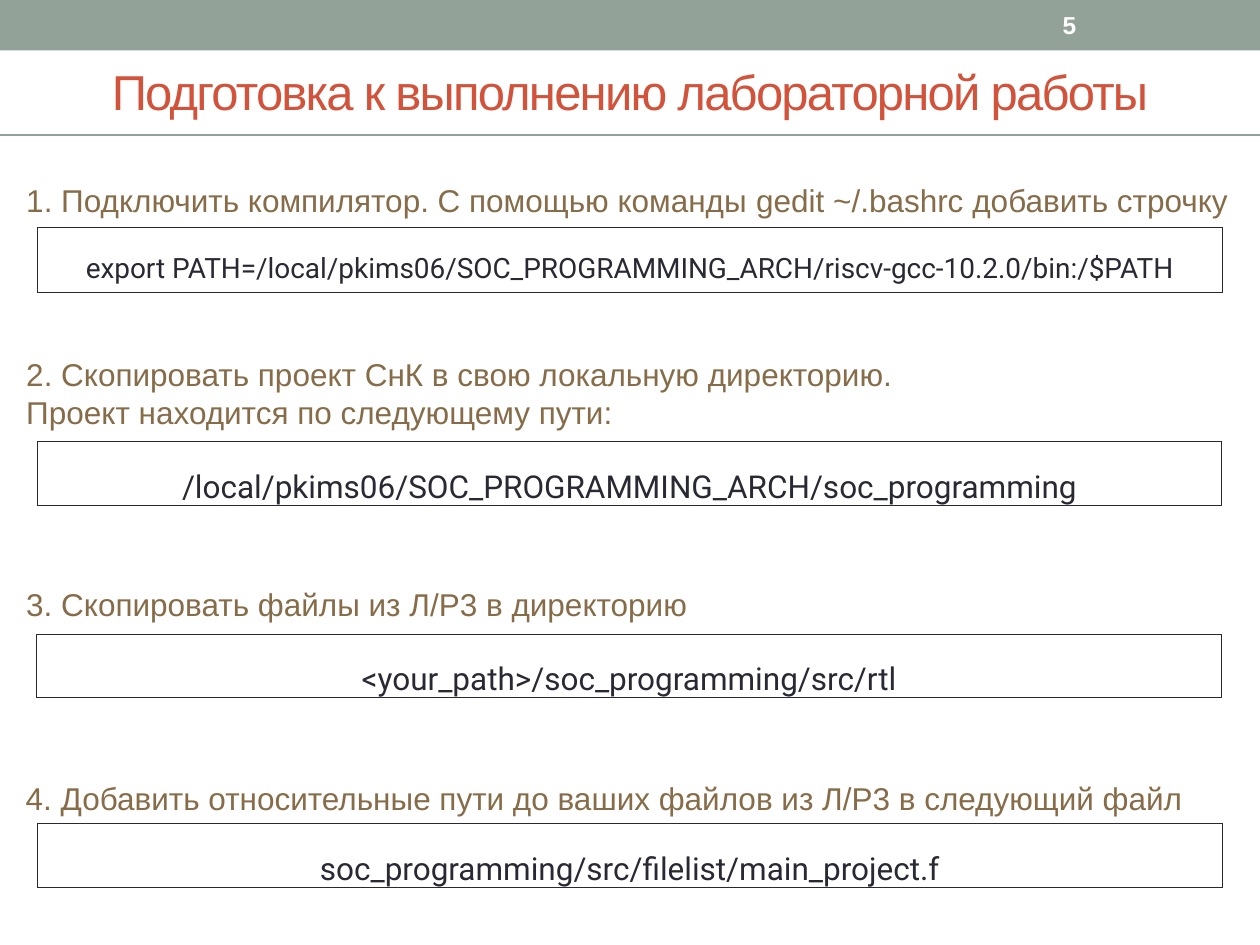
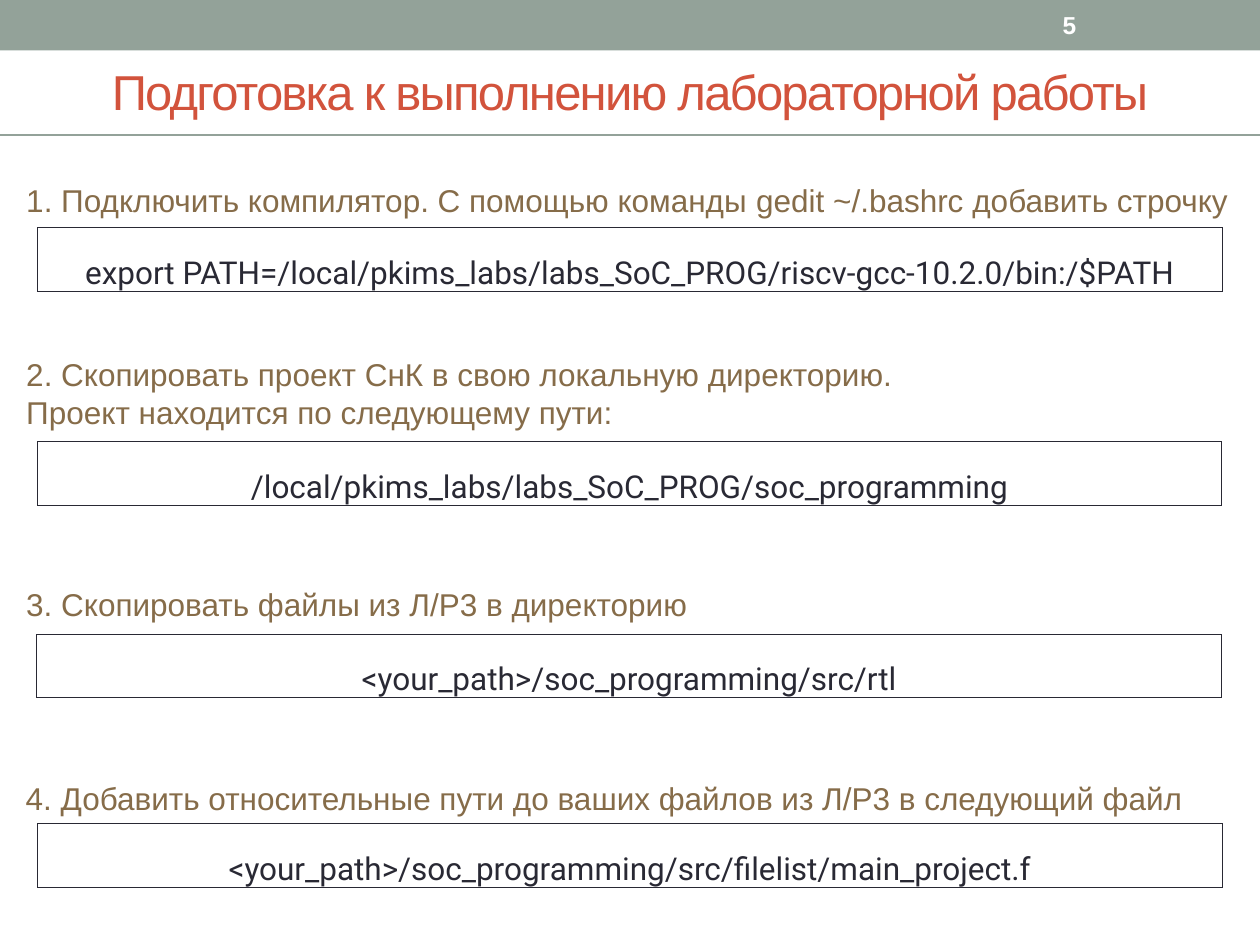
Before and after one commit to kenezoer/soc_programming, a slide deck: slide 5 of doc/Labs/source_docs/lab4_presentation.pptx. Drawn at 1260x945 pixels with LibreOffice and Linux fonts; fonts in the diff are those of the drawing. Boxes give left, top, right and bottom in pixels: in the first picture for what was removed or moved away, otherwise in the second. Text is boxed around its words. In the diff, an @@ line names an element or a change of style, - is before the commit and + after.

```diff
--- a/doc/Labs/source_docs/lab4_presentation.pptx
+++ b/doc/Labs/source_docs/lab4_presentation.pptx
@@ text in rectangle at (85,258,1174,291): text changed; size 16 to 18 pt @@
-export PATH=/local/pkims06/SOC_PROGRAMMING_ARCH/riscv-gcc-10.2.0/bin:/$PATH
+export PATH=/local/pkims_labs/labs_SoC_PROG/riscv-gcc-10.2.0/bin:/$PATH
@@ text in rectangle at (251,474,1008,505): text changed @@
-/local/pkims06/SOC_PROGRAMMING_ARCH/soc_programming
+/local/pkims_labs/labs_SoC_PROG/soc_programming
@@ text in rectangle at (229,856,1031,887): text changed @@
-soc_programming/src/filelist/main_project.f
+<your_path>/soc_programming/src/filelist/main_project.f
```
Also in this commit, not shown: 8 other files.
